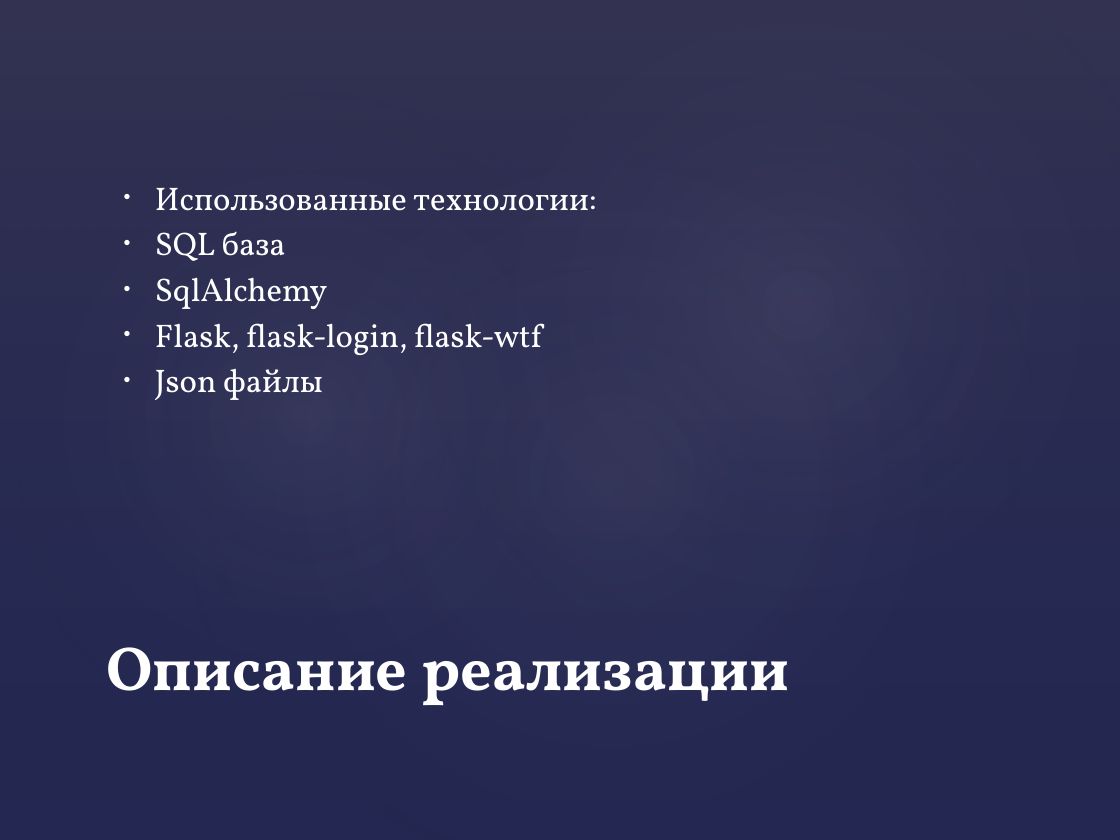
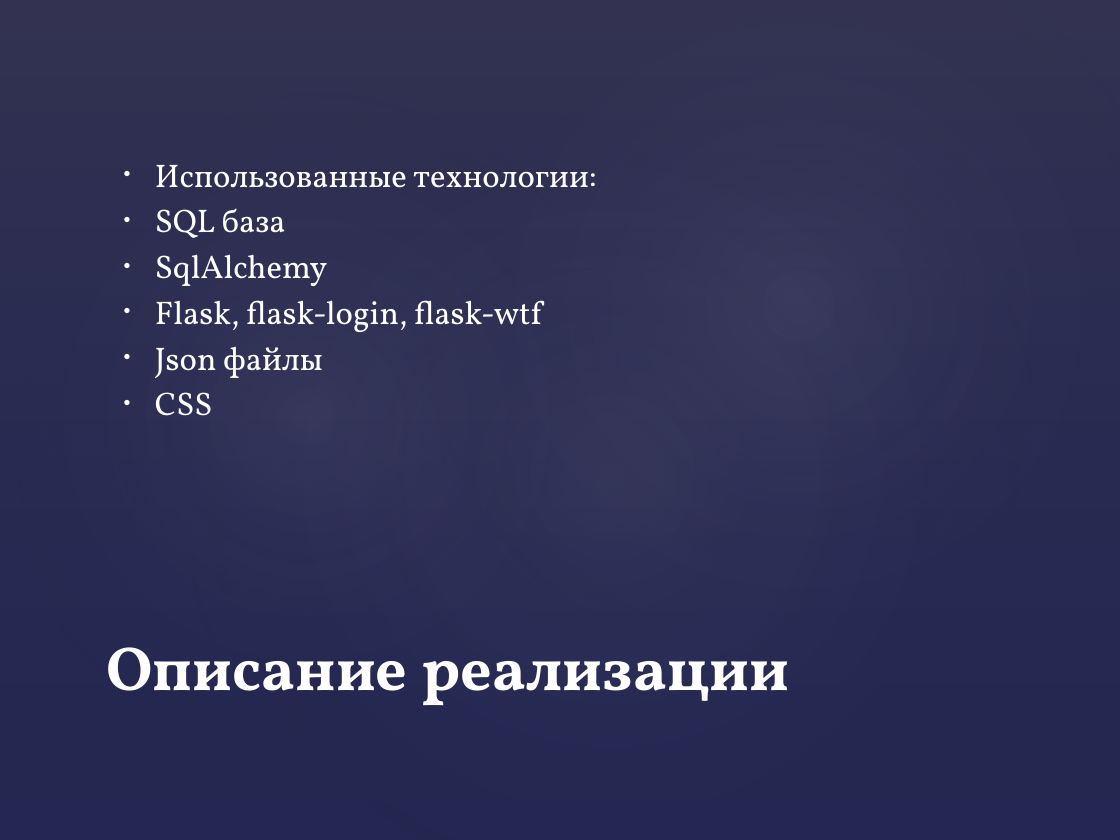
Before and after one commit to Alisenok24B/WebServer, a slide deck: slide 5 of Гороскоп.pptx. Drawn at 1120x840 pixels with LibreOffice and Linux fonts; fonts in the diff are those of the drawing. Boxes give left, top, right and bottom in pixels: in the first picture for what was removed or moved away, otherwise in the second. Text is boxed around its words. In the diff, an @@ line names an element or a change of style, - is before the commit and + after.

```diff
--- a/Гороскоп.pptx
+++ b/Гороскоп.pptx
@@ text at (155, 392, 212, 416): paragraph added @@
+• CSS
```
Also in this commit, not shown: 1 other slide changed, 1 other file.
